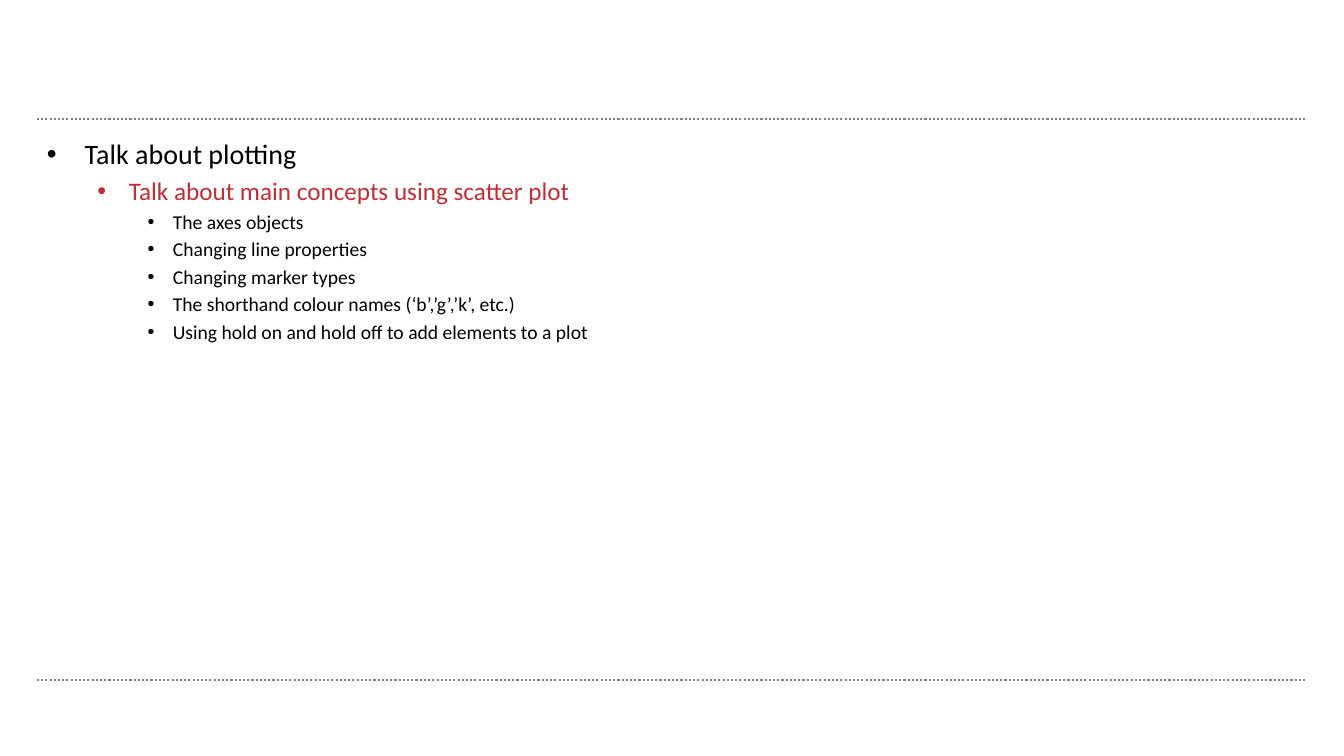
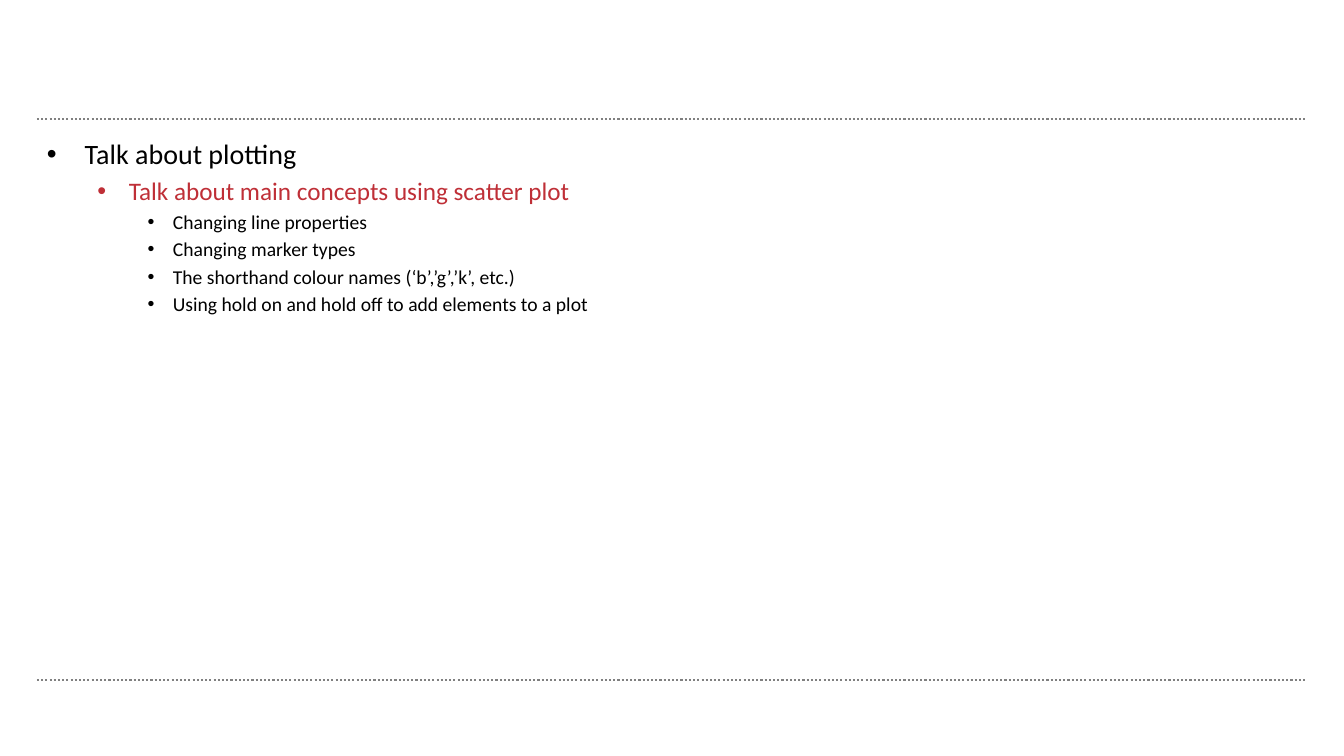
Before and after one commit to wbif-bristol/MATLAB-course, a slide deck: slide 16 of Session 4 - Figures and plotting/MATLAB Session 4.pptx (slide 11 before the commit). Drawn at 1344x756 pixels with LibreOffice and Linux fonts; fonts in the diff are those of the drawing; background and template pictures are left out. Boxes give left, top, right and bottom in pixels: in the first picture for what was removed or moved away, otherwise in the second. Text is boxed around its words. In the diff, an @@ line names an element or a change of style, - is before the commit and + after.

```diff
--- a/Session 4 - Figures and plotting/MATLAB Session 4.pptx
+++ b/Session 4 - Figures and plotting/MATLAB Session 4.pptx
@@ text at (173, 215, 304, 233): paragraph removed @@
-    • The axes objects
```
Also in this commit, not shown: 5 other slides changed, 6 slides added, 1 slide removed, 4 other files.
